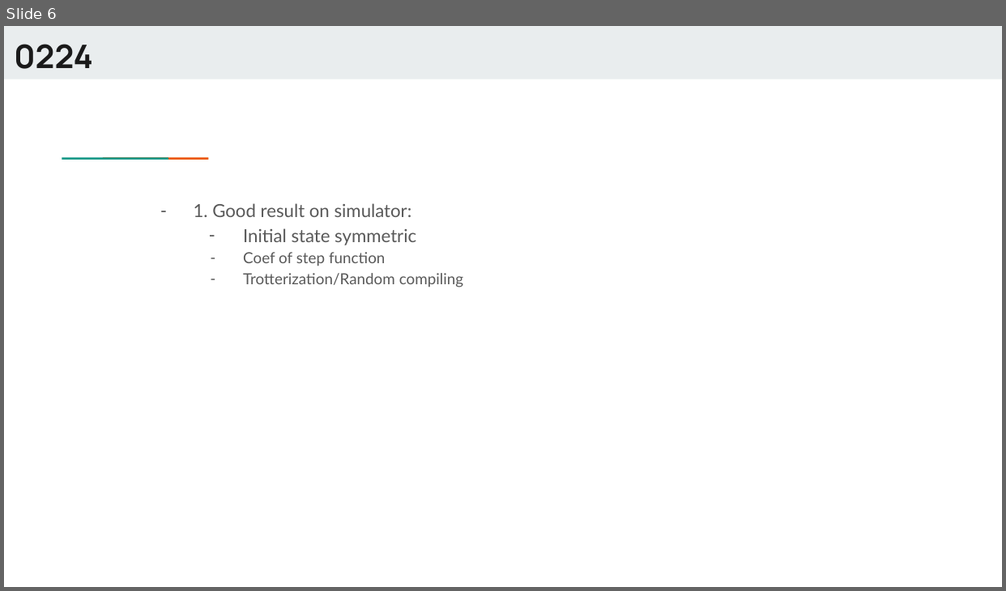
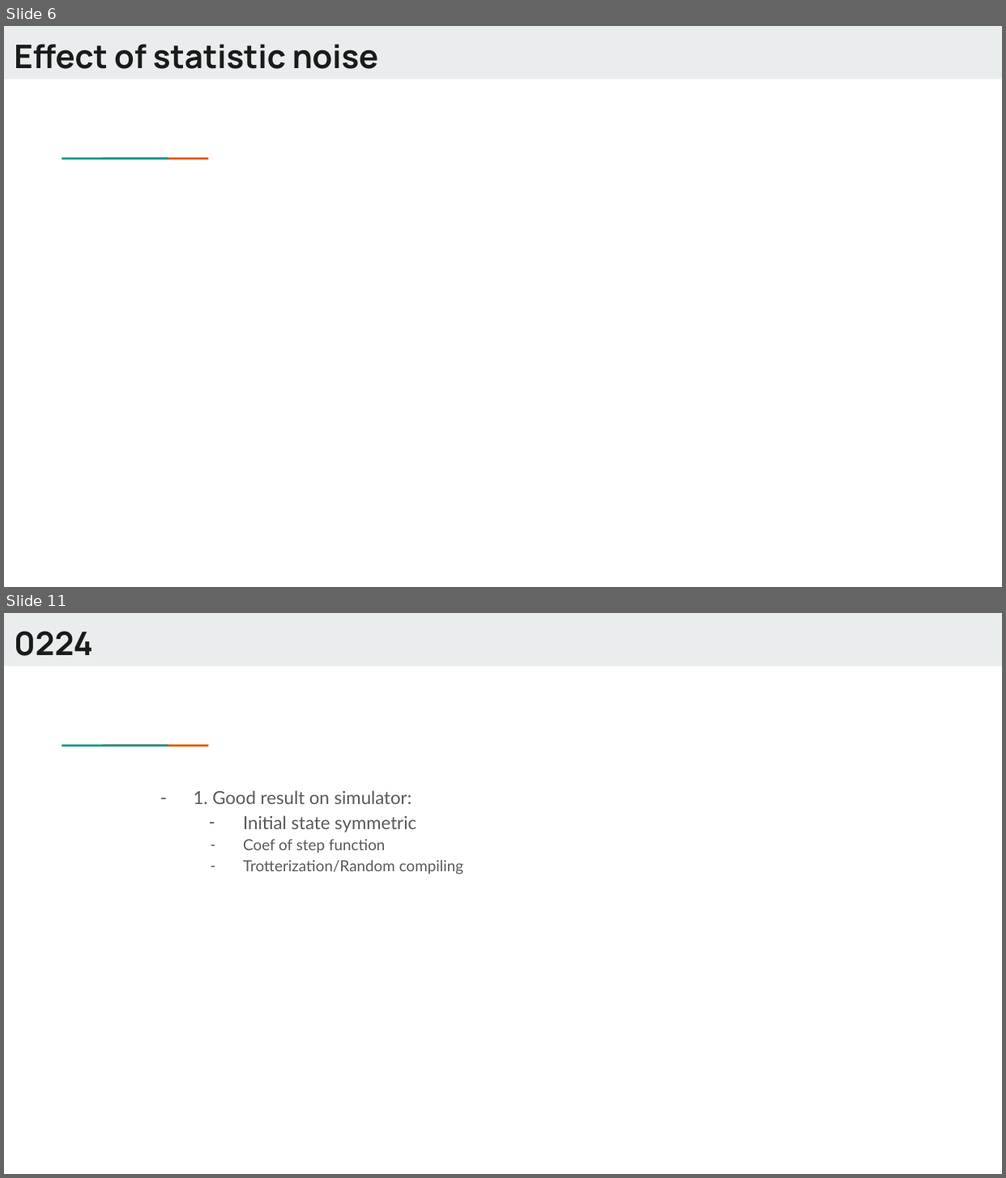
Before and after one commit to Dran-Z/QHack2023-SunnyDelft, a slide deck: QHack-SunnyDelft.pptx. Shown one above the other, each under a label of ours: slide 6 before the commit, slides 6 and 11 after it; the slides between them are not shown. The pictures are 1006x591 and 1006x1178 pixels, drawn with LibreOffice and Linux fonts; fonts in the diff are those of the drawing. Boxes give left, top, right and bottom in pixels: in the first picture for what was removed or moved away, otherwise in the second. Text is boxed around its words. In the diff, an @@ line names an element or a change of style, - is before the commit and + after.

Commit message:
Update Figure and qiskit_noiseless
Ready to use.

```diff
--- a/QHack-SunnyDelft.pptx
+++ b/QHack-SunnyDelft.pptx
@@ slide 6 added at <box>4,26,1002,587</box>, background #FFFFFF; not listed: 3 template elements that a slide beside it also shows @@
@@ title added at <box>14,44,378,69</box>, 23.4 pt, text #1A1A1A, bold @@
+Effect of statistic noise
@@ what was slide 6 is now slide 11 @@
```
Also in this commit, not shown: 3 slides changed, 5 other slides added, 1 slide removed, 7 other files.
